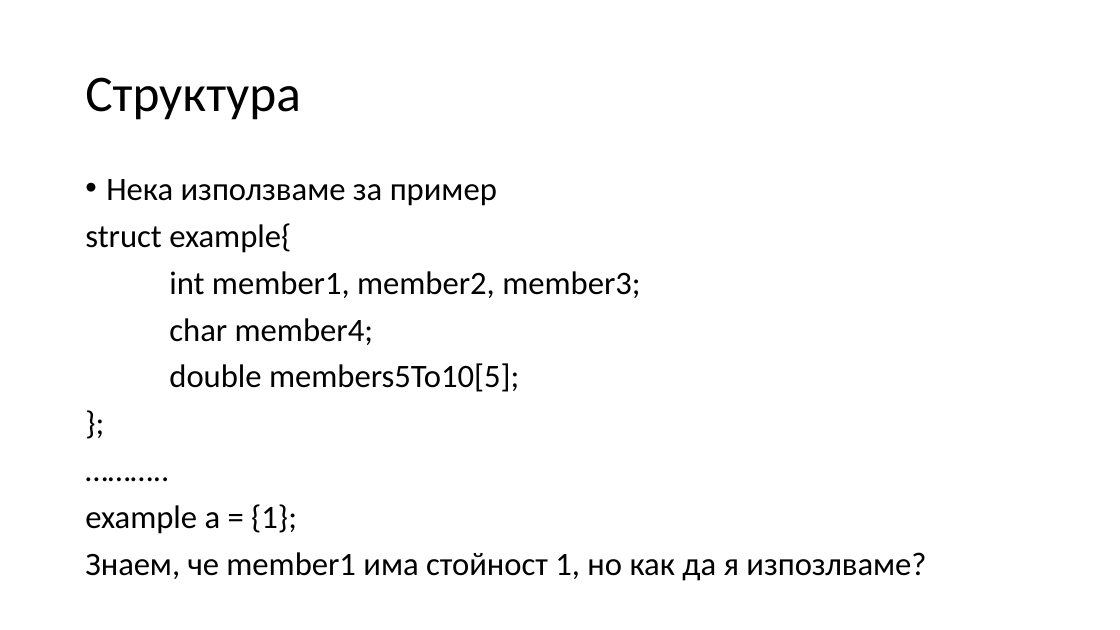
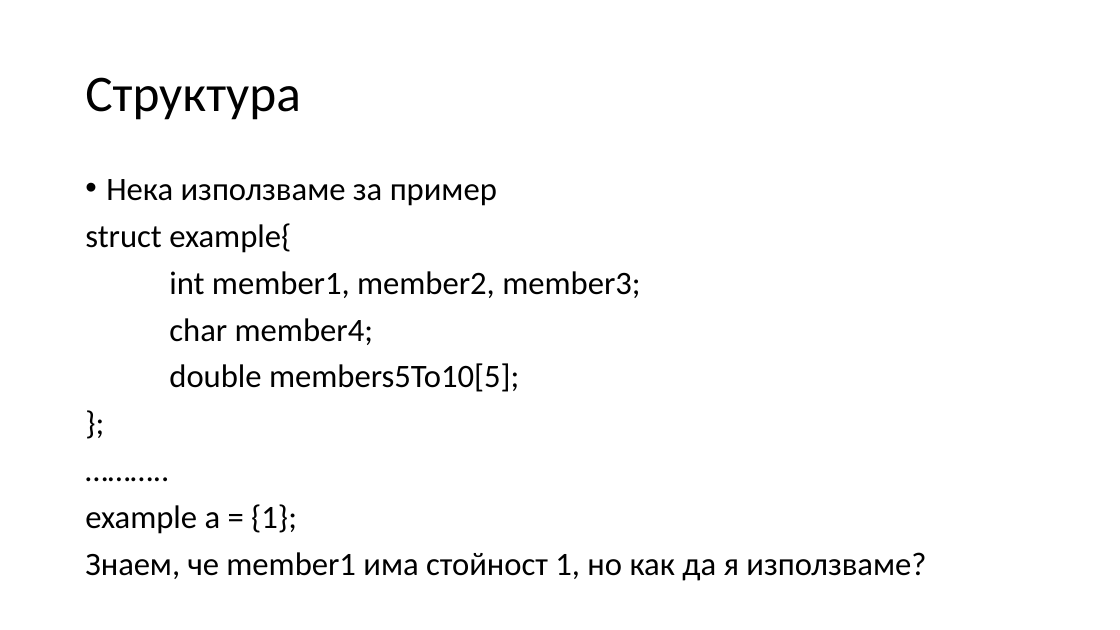
Before and after one commit to Mapmo/Uni-CPP, a slide deck: slide 90 of Introducing To Programming Materials/Consultation 3/Consultation3.pptx (slide 88 before the commit). Drawn at 1120x630 pixels with LibreOffice and Linux fonts; fonts in the diff are those of the drawing. Boxes give left, top, right and bottom in pixels: in the first picture for what was removed or moved away, otherwise in the second. Text is boxed around its words. In the diff, an @@ line names an element or a change of style, - is before the commit and + after.

```diff
--- a/Introducing To Programming Materials/Consultation 3/Consultation3.pptx
+++ b/Introducing To Programming Materials/Consultation 3/Consultation3.pptx
@@ text at [85,552,926,581]: text changed @@
-Знаем, че member1 има стойност 1, но как да я изпозлваме?
+Знаем, че member1 има стойност 1, но как да я използваме?
```
Also in this commit, not shown: 7 other slides changed, 2 slides added, 1 other file.
